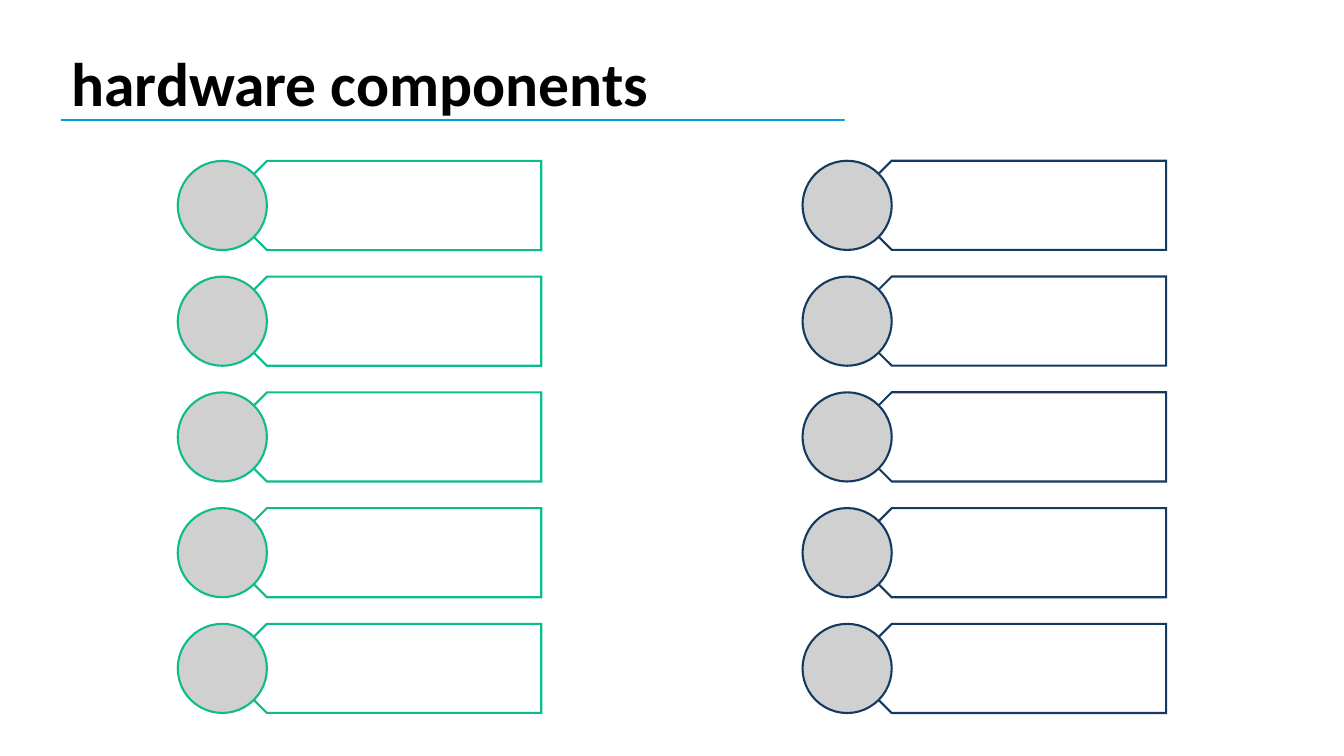
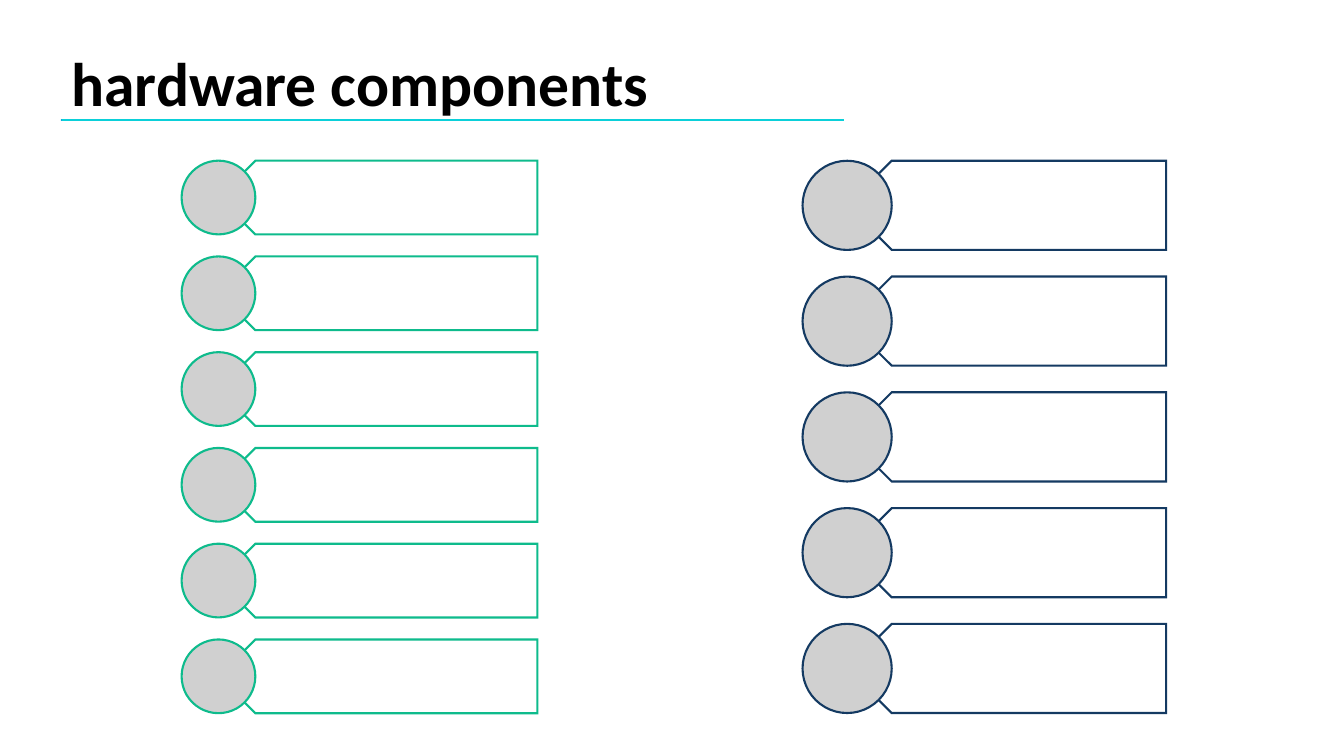
Before and after one commit to fedyhajali/security-system, a slide deck: slide 5 of Alarm System.pptx (slide 3 before the commit). Drawn at 1344x756 pixels with LibreOffice and Linux fonts; fonts in the diff are those of the drawing; grey boxes stand for pictures. Boxes give left, top, right and bottom in pixels: in the first picture for what was removed or moved away, otherwise in the second. Text is boxed around its words. In the diff, an @@ line names an element or a change of style, - is before the commit and + after.

```diff
--- a/Alarm System.pptx
+++ b/Alarm System.pptx
@@ line (62, 120) - (845, 120): stroke #009DD9 1.5 pt to #0BD0D9 1.5 pt @@
@@ picture: place and size @@
-picture at (177, 161, 266, 250)
+picture at (181, 160, 255, 234)
@@ pentagon arrow: place and size @@
-pentagon arrow at (223, 161, 541, 250)
+pentagon arrow at (219, 160, 537, 234)
@@ picture added at (181, 256, 255, 330) @@
@@ pentagon arrow: place and size @@
-pentagon arrow at (223, 276, 541, 365)
+pentagon arrow at (219, 256, 537, 330)
@@ picture removed at (177, 276, 266, 365) @@
@@ picture: place and size @@
-picture at (177, 392, 266, 481)
+picture at (181, 352, 255, 425)
@@ pentagon arrow: place and size @@
-pentagon arrow at (223, 392, 541, 481)
+pentagon arrow at (219, 352, 537, 425)
@@ picture: place and size @@
-picture at (177, 508, 266, 597)
+picture at (181, 448, 255, 521)
@@ pentagon arrow added at (219, 448, 537, 521), fill #FFFFFF, outline #0FBC8D 1.5 pt @@
@@ picture: place and size @@
-picture at (177, 624, 266, 713)
+picture at (181, 543, 255, 617)
@@ pentagon arrow: place and size @@
-pentagon arrow at (223, 508, 541, 597)
+pentagon arrow at (219, 543, 537, 617)
@@ picture added at (181, 639, 255, 713) @@
@@ pentagon arrow: place and size @@
-pentagon arrow at (223, 624, 541, 713)
+pentagon arrow at (219, 639, 537, 713)
```
Also in this commit, not shown: 2 other slides changed, 8 slides added, 1 other file.
